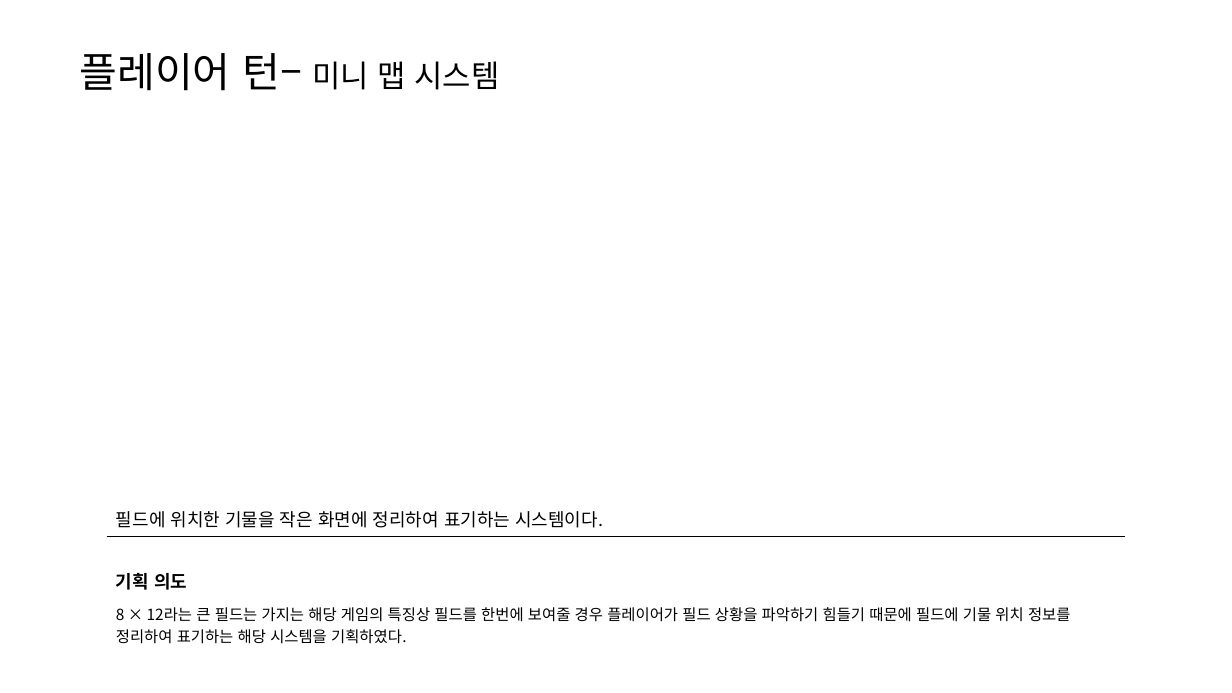
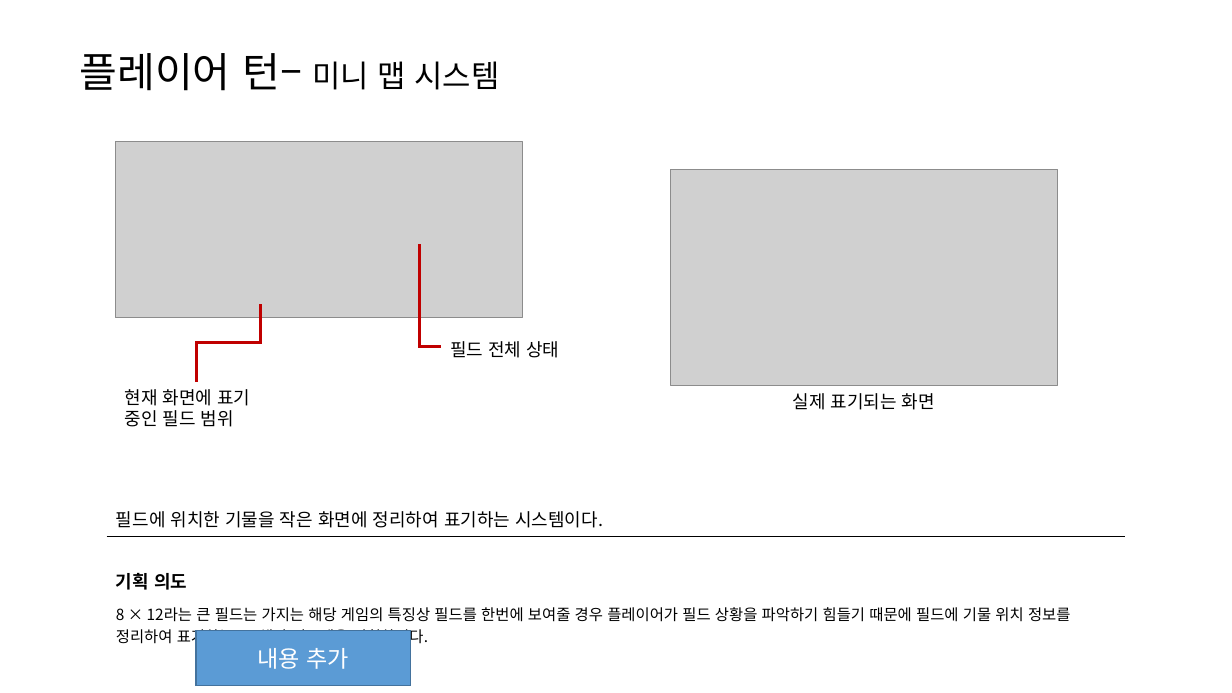
Before and after one commit to yjk0401/unityenginebasic_9th, a slide deck: slide 11 of 기획/체스/체스 전투 시스템 기획서.pptx. Drawn at 1232x693 pixels with LibreOffice and Linux fonts; fonts in the diff are those of the drawing; grey boxes stand for pictures. Boxes give left, top, right and bottom in pixels: in the first picture for what was removed or moved away, otherwise in the second. Text is boxed around its words. In the diff, an @@ line names an element or a change of style, - is before the commit and + after.

```diff
--- a/기획/체스/체스 전투 시스템 기획서.pptx
+++ b/기획/체스/체스 전투 시스템 기획서.pptx
@@ picture added at [116, 141, 522, 318] @@
@@ picture added at [670, 169, 1057, 385] @@
@@ elbow line added from (441, 347) to (420, 245), #C00000 2.25 pt @@
@@ elbow line added from (197, 382) to (261, 304), #C00000 2.25 pt @@
@@ text added at [450, 341, 559, 358], 14 pt, text #000000 @@
+필드 전체 상태
@@ text added at [125, 389, 250, 427], 14 pt, text #000000 @@
+현재 화면에 표기
+중인 필드 범위
@@ text added at [793, 393, 935, 410], 14 pt, text #000000 @@
+실제 표기되는 화면
@@ rectangle added at [196, 630, 410, 686], fill #5B9BD5, outline #43739E 1 pt, 18 pt, text #FFFFFF @@
+내용 추가
```
Also in this commit, not shown: 8 other slides changed, 1 slide added, 1 slide removed, 1 other file.
